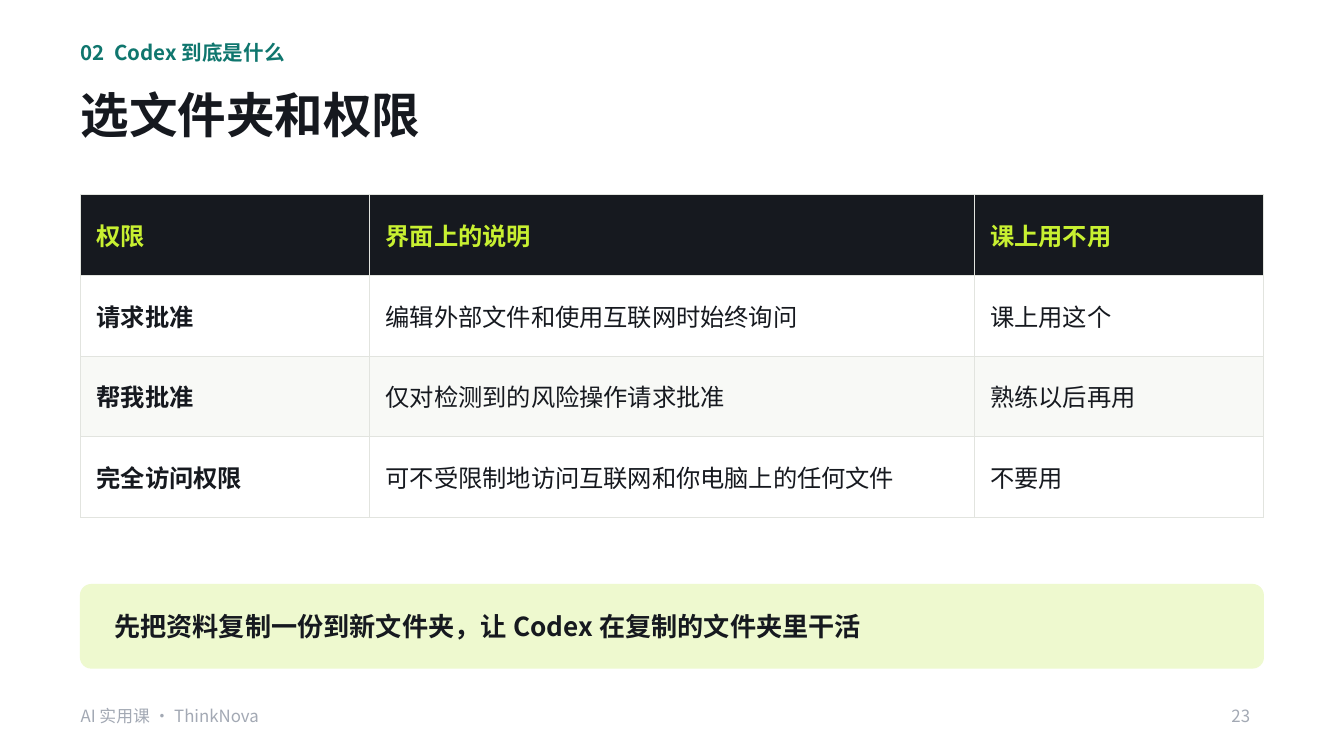
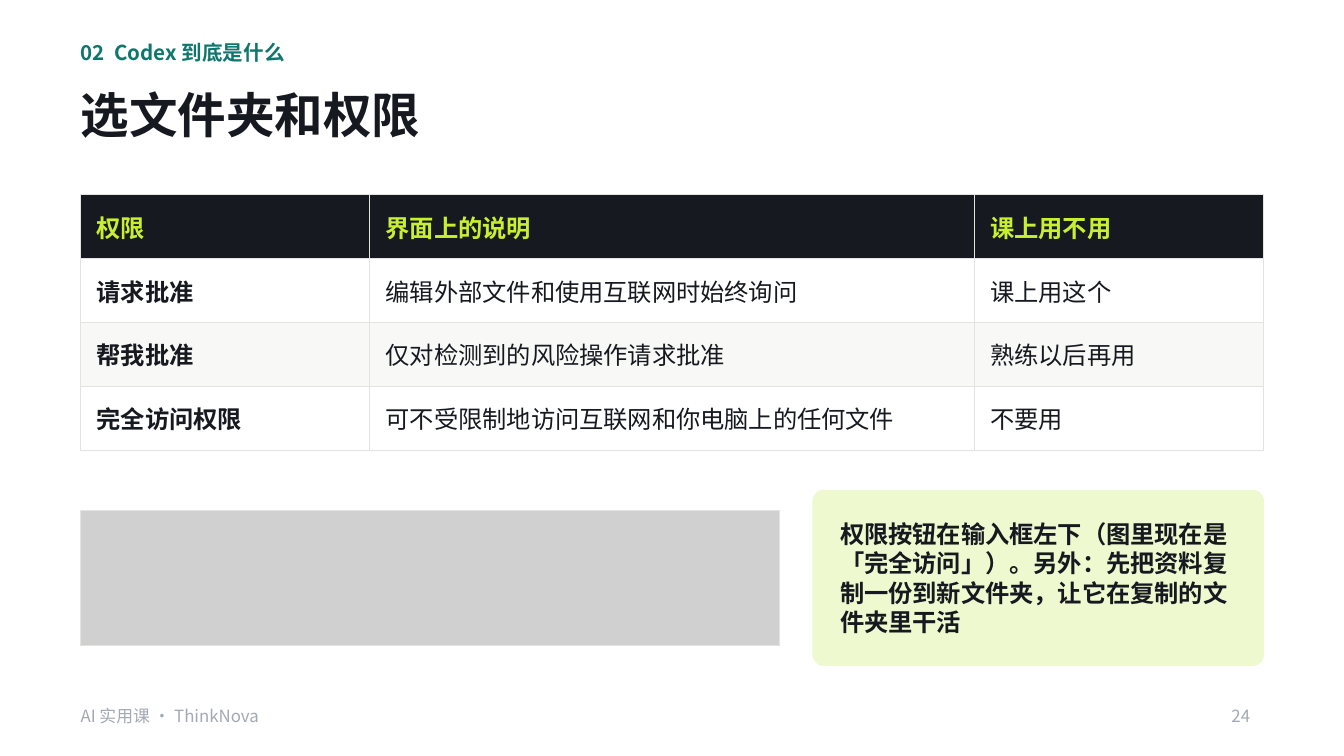
Before and after one commit to freyhuang-11/thinknova-memory, a slide deck: slide 24 of courses/小生意实用课/AI实用课_Codex提效.pptx (slide 23 before the commit). Drawn at 1344x756 pixels with LibreOffice and Linux fonts; fonts in the diff are those of the drawing; grey boxes stand for pictures. Boxes give left, top, right and bottom in pixels: in the first picture for what was removed or moved away, otherwise in the second. Text is boxed around its words. In the diff, an @@ line names an element or a change of style, - is before the commit and + after.

```diff
--- a/courses/小生意实用课/AI实用课_Codex提效.pptx
+++ b/courses/小生意实用课/AI实用课_Codex提效.pptx
@@ table: place and size @@
-table at [81, 195, 1263, 493]
+table at [81, 195, 1263, 434]
@@ rounded rectangle added at [813, 491, 1263, 665], fill #EEF9CF, outline #EEF9CF 0.75 pt @@
@@ picture added at [81, 511, 780, 646] @@
@@ rectangle added at [81, 511, 780, 646], outline #E2E4DF 0.75 pt @@
@@ text at [840, 522, 1227, 633]: text changed; size 14 to 13 pt @@
-先把资料复制一份到新文件夹，让 Codex 在复制的文件夹里干活
+权限按钮在输入框左下（图里现在是「完全访问」）。另外：先把资料复制一份到新文件夹，让它在复制的文件夹里干活
@@ rounded rectangle removed at [81, 585, 1263, 668] @@
@@ page number at [1231, 709, 1250, 722]: text changed @@
-23
+24
```
Also in this commit, not shown: 3 other slides changed, 2 slides added, 14 other files.
